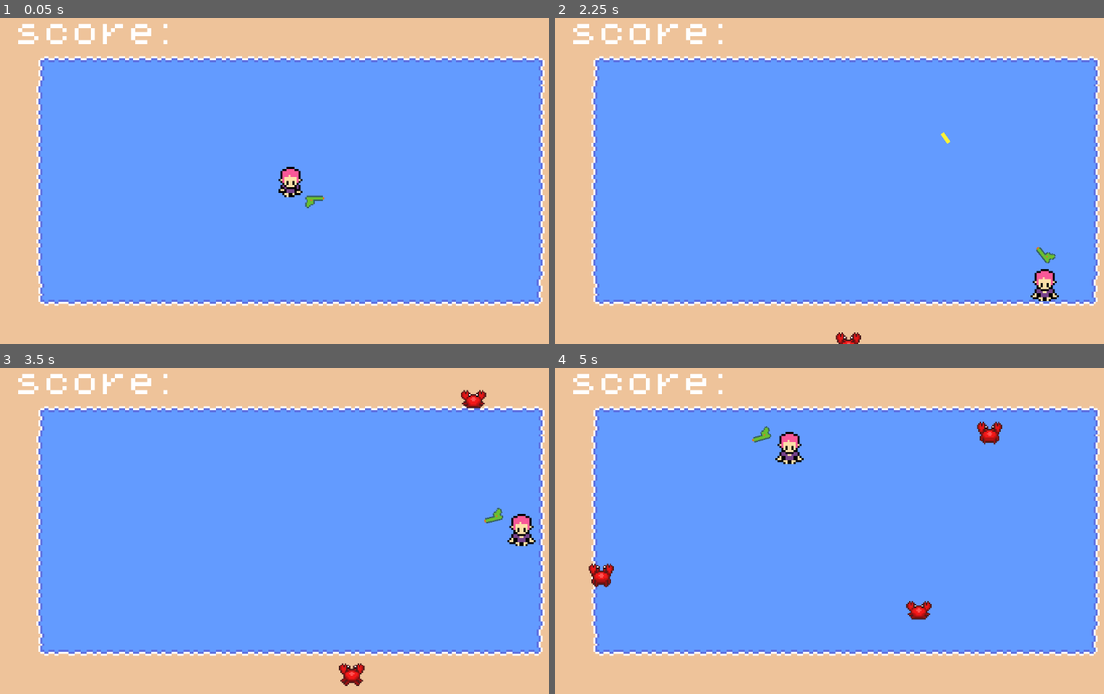
Above: before the commit, frames 1-4 (two rows, left to right).
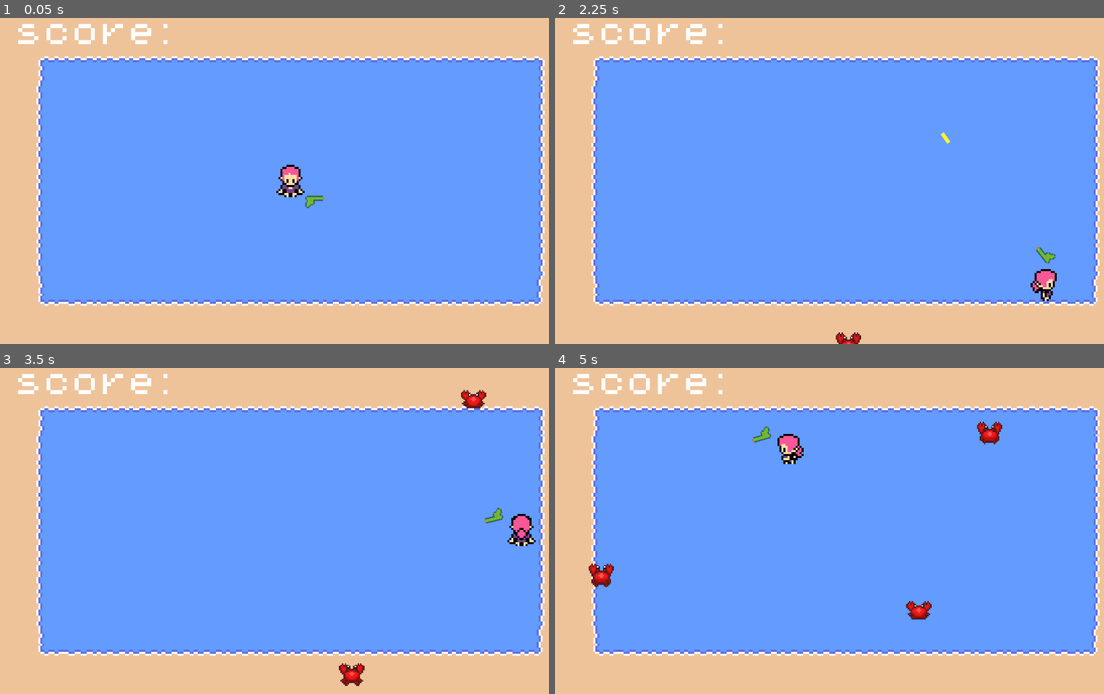
Above: after the commit, the same moments.

Repository: RyuChuChoo/bullet-hell
Game: Godot game, scene res://scenes/level_1.tscn
Same seed, same stepped clock (60 frames per second), same inputs: the game is played once before the commit and once after it.
Inputs (mouse positions are in pixels of both pictures, inside the frame that each line leads up to):
- Up to frame 1 (0.05 s): no input
- Up to frame 2 (2.25 s): move the mouse to (972, 164) at 0.52 s; hold D (right) 0.53-1.28 s; click (972, 164) at 0.6 s; move the mouse to (730, 197) at 1.27 s; hold S (down) 1.28-2.03 s; click (730, 197) at 1.35 s; move the mouse to (900, 109) at 2.02 s; hold D (right) from 2.03 s (still down); click (900, 109) at 2.1 s
- Up to frame 3 (3.5 s): move the mouse to (263, 596) at 2.77 s; release D (right) at 2.78 s; hold W (up) from 2.78 s (still down); click (263, 596) at 2.85 s
- Up to frame 4 (5 s): move the mouse to (1021, 579) at 3.52 s; release W (up) at 3.53 s; hold A (left) from 3.53 s (still down); click (1021, 579) at 3.6 s; move the mouse to (670, 482) at 4.27 s; click (670, 482) at 4.35 s

The runs differ from the first frame. In frame 1, 0.2% of the frame differs, in the area x 50-56%, y 44-56%; in frame 2, 0.3%; in frame 3, 0.1%; in frame 4, 0.3%, in the area x 40-46%, y 19-29%.

Commit message:
adding player animations walking in certain direction

Diff:
--- a/scenes/player.tscn
+++ b/scenes/player.tscn
@@ -1,7 +1,35 @@
-[gd_scene load_steps=9 format=3 uid="uid://bc2nnmt37md1h"]
+[gd_scene load_steps=16 format=3 uid="uid://bc2nnmt37md1h"]
 
 [ext_resource type="Texture2D" uid="uid://dkheiaigvjlui" path="res://assets/Sprites/Main Character/chibi-layered.png" id="1_8i2ha"]
 [ext_resource type="Script" path="res://scripts/player_movement.gd" id="1_v5u8e"]
+
+[sub_resource type="AtlasTexture" id="AtlasTexture_yamus"]
+atlas = ExtResource("1_8i2ha")
+region = Rect2(0, 32, 16, 16)
+
+[sub_resource type="AtlasTexture" id="AtlasTexture_6vke6"]
+atlas = ExtResource("1_8i2ha")
+region = Rect2(32, 32, 16, 16)
+
+[sub_resource type="AtlasTexture" id="AtlasTexture_x0g37"]
+atlas = ExtResource("1_8i2ha")
+region = Rect2(80, 32, 16, 16)
+
+[sub_resource type="AtlasTexture" id="AtlasTexture_26vo6"]
+atlas = ExtResource("1_8i2ha")
+region = Rect2(128, 32, 16, 16)
+
+[sub_resource type="AtlasTexture" id="AtlasTexture_vbahr"]
+atlas = ExtResource("1_8i2ha")
+region = Rect2(16, 32, 16, 16)
+
+[sub_resource type="AtlasTexture" id="AtlasTexture_ilvq5"]
+atlas = ExtResource("1_8i2ha")
+region = Rect2(64, 32, 16, 16)
+
+[sub_resource type="AtlasTexture" id="AtlasTexture_0beoi"]
+atlas = ExtResource("1_8i2ha")
+region = Rect2(112, 32, 16, 16)
 
 [sub_resource type="AtlasTexture" id="AtlasTexture_3n8sf"]
 atlas = ExtResource("1_8i2ha")
@@ -21,6 +49,42 @@
 
 [sub_resource type="SpriteFrames" id="SpriteFrames_363rs"]
 animations = [{
+"frames": [{
+"duration": 1.0,
+"texture": SubResource("AtlasTexture_yamus")
+}],
+"loop": true,
+"name": &"Idle",
+"speed": 5.0
+}, {
+"frames": [{
+"duration": 1.0,
+"texture": SubResource("AtlasTexture_6vke6")
+}, {
+"duration": 1.0,
+"texture": SubResource("AtlasTexture_x0g37")
+}, {
+"duration": 1.0,
+"texture": SubResource("AtlasTexture_26vo6")
+}],
+"loop": true,
+"name": &"back forward",
+"speed": 5.0
+}, {
+"frames": [{
+"duration": 1.0,
+"texture": SubResource("AtlasTexture_vbahr")
+}, {
+"duration": 1.0,
+"texture": SubResource("AtlasTexture_ilvq5")
+}, {
+"duration": 1.0,
+"texture": SubResource("AtlasTexture_0beoi")
+}],
+"loop": true,
+"name": &"side",
+"speed": 5.0
+}, {
 "frames": [{
 "duration": 1.0,
 "texture": SubResource("AtlasTexture_3n8sf")
@@ -49,10 +113,8 @@
 
 [node name="player_sprite" type="AnimatedSprite2D" parent="."]
 sprite_frames = SubResource("SpriteFrames_363rs")
-animation = &"walk forward"
-autoplay = "walk forward"
-frame = 3
-frame_progress = 0.324103
+animation = &"side"
+autoplay = "Idle"
 
 [node name="hitbox" type="CollisionShape2D" parent="."]
 shape = SubResource("CircleShape2D_ddvu7")
--- a/scripts/player_movement.gd
+++ b/scripts/player_movement.gd
@@ -1,4 +1,7 @@
 extends CharacterBody2D
+
+@onready var player_sprite = $player_sprite
+
 
 const SPEED = 125.0
 const ACCEL = 3.0
@@ -14,9 +17,20 @@
 
 func _process(delta):
 	var playerInput = get_input()
+	velocity = lerp(velocity, playerInput * SPEED, delta * ACCEL)
 
 
+	move_and_slide()
 
-	velocity = lerp(velocity, playerInput * SPEED, delta * ACCEL)
-
-	move_and_slide()
+	var direction = Input.get_axis("left", "right")
+	print(direction)
+	if Input.is_action_pressed("left"):
+			player_sprite.play("side")
+			player_sprite.flip_h = false
+	if Input.is_action_pressed("right"):
+		player_sprite.play("side")
+		player_sprite.flip_h = true
+	if Input.is_action_pressed("up"):
+		player_sprite.play("back forward")
+	if Input.is_action_just_pressed("down"):
+		player_sprite.play("walk forward")
Not shown, added: scenes/pla9CA9.tmp
